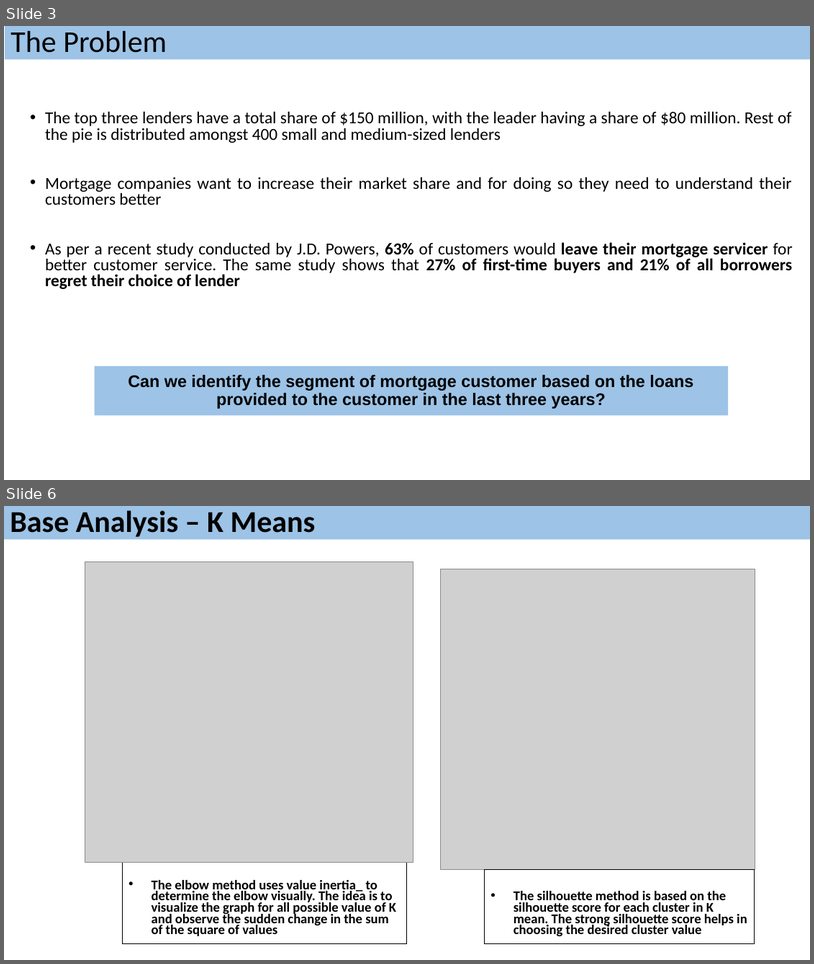
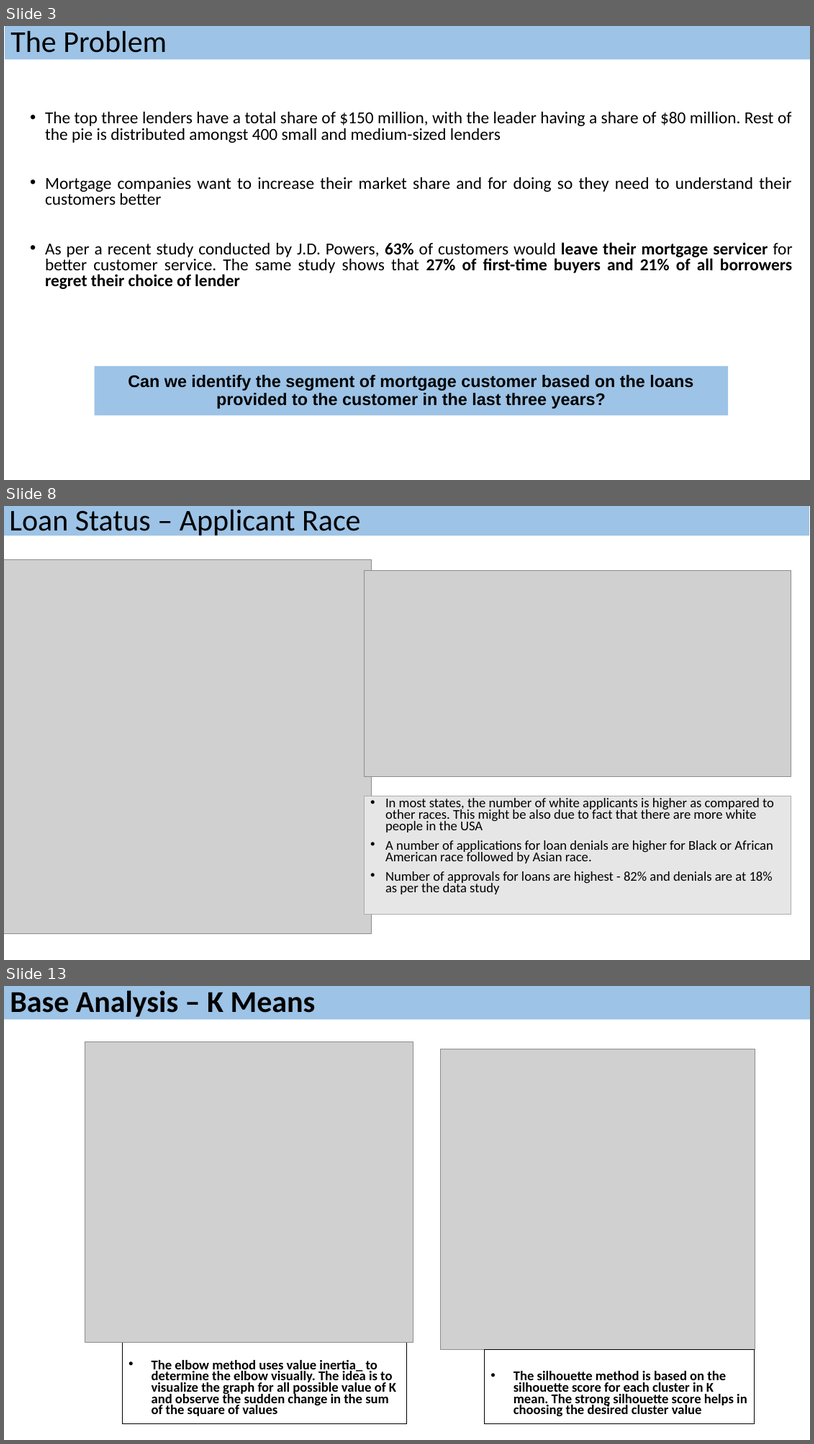
Before and after one commit to saurabhspundir/MortgageCustomerSegmentation, a slide deck: MortgageCustomerSegmentationSlides.pptx. Shown one above the other, each under a label of ours: slides 3 and 6 before the commit, slides 3, 8 and 13 after it; the slides between them are not shown. The pictures are 814x964 and 814x1444 pixels, drawn with LibreOffice and Linux fonts; fonts in the diff are those of the drawing; grey boxes stand for pictures. Boxes give left, top, right and bottom in pixels: in the first picture for what was removed or moved away, otherwise in the second. Text is boxed around its words. In the diff, an @@ line names an element or a change of style, - is before the commit and + after.

```diff
--- a/MortgageCustomerSegmentationSlides.pptx
+++ b/MortgageCustomerSegmentationSlides.pptx
@@ slide 8 added at box(4, 506, 810, 960), background #FFFFFF @@
@@ rectangle added at box(4, 506, 810, 536), fill #9DC3E6, 36 pt, text #000000 @@
+Loan Status – Applicant Race
@@ picture added at box(4, 560, 372, 934) @@
@@ picture added at box(365, 571, 791, 777) @@
@@ rectangle added at box(365, 795, 791, 914), fill #E7E6E6, outline #AFABAB 0.75 pt, 16 pt, text #000000 @@
+• In most states, the number of white applicants is higher as compared to other races. This might be also due to fact that there are more white people in the USA
+• A number of applications for loan denials are higher for Black or African American race followed by Asian race.
+• Number of approvals for loans are highest - 82% and denials are at 18% as per the data study
@@ what was slide 6 is now slide 13 @@
```
Also in this commit, not shown: 9 slides changed, 6 other slides added.
